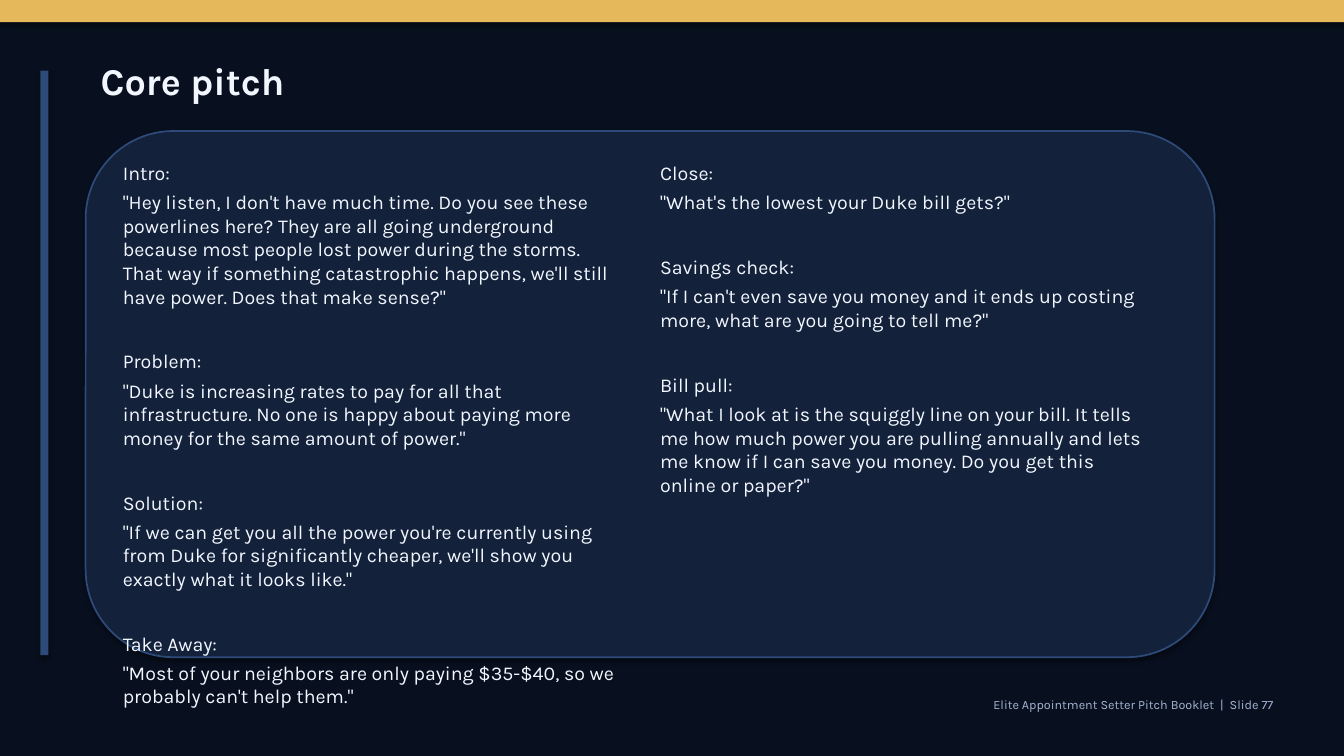
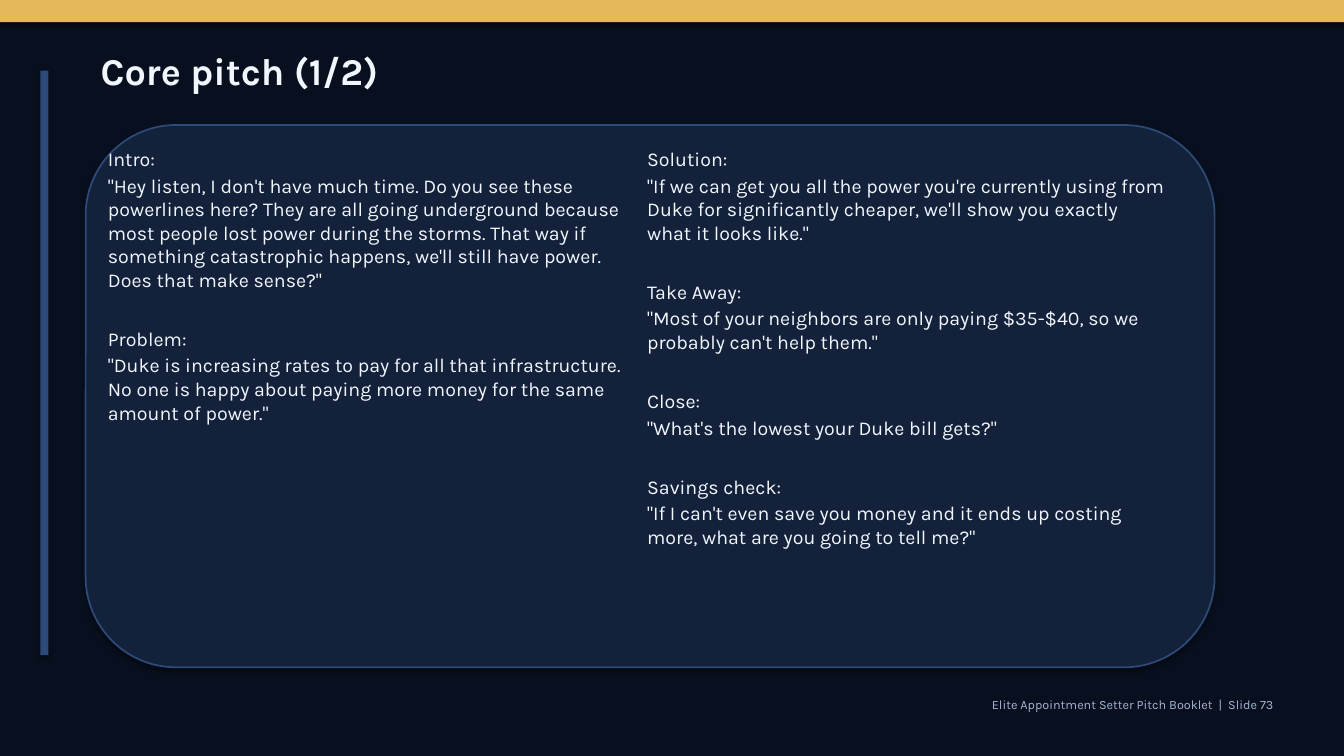
Before and after one commit to rvargas112902-ship-it/Solar-project, a slide deck: slide 73 of deliverables/APPOINTMENT_SETTER_HANDBOOK_ELITE_DECK.pptx (slide 77 before the commit). Drawn at 1344x756 pixels with LibreOffice and Linux fonts; fonts in the diff are those of the drawing. Boxes give left, top, right and bottom in pixels: in the first picture for what was removed or moved away, otherwise in the second. Text is boxed around its words. In the diff, an @@ line names an element or a change of style, - is before the commit and + after.

```diff
--- a/deliverables/APPOINTMENT_SETTER_HANDBOOK_ELITE_DECK.pptx
+++ b/deliverables/APPOINTMENT_SETTER_HANDBOOK_ELITE_DECK.pptx
@@ text at (101,56,378,94): text changed @@
-Core pitch
+Core pitch (1/2)
@@ rounded rectangle: place and size @@
-rounded rectangle at (86,131,1215,657)
+rounded rectangle at (86,125,1215,667)
@@ text "Intro:": place and size @@
-text "Intro:" at (123,167,614,708)
+text "Intro:" at (108,149,621,425)
@@ text "Intro:" at (108,149,621,425): less space between paragraphs @@
@@ text "Solution:": place and size @@
-text "Solution:" at (660,166,1140,497)
+text "Solution:" at (647,152,1164,549)
@@ text at (647,152,1164,354): paragraphs added @@
+Solution:
+"If we can get you all the power you're currently using from Duke for significantly cheaper, we'll show you exactly what it looks like."
+Take Away:
+"Most of your neighbors are only paying $35-$40, so we probably can't help them."
@@ text at (660,378,1140,497): paragraphs removed @@
-Bill pull:
-"What I look at is the squiggly line on your bill. It tells me how much power you are pulling annually and lets me know if I can save you money. Do you get this online or paper?"
@@ text at (647,394,1121,549): less space between paragraphs @@
@@ text at (123,496,614,708): paragraphs removed @@
-Solution:
-"If we can get you all the power you're currently using from Duke for significantly cheaper, we'll show you exactly what it looks like."
-Take Away:
-"Most of your neighbors are only paying $35-$40, so we probably can't help them."
@@ text at (992,700,1273,712): text changed @@
-Elite Appointment Setter Pitch Booklet | Slide 77
+Elite Appointment Setter Pitch Booklet | Slide 73
```
Also in this commit, not shown: 72 other slides changed, 1 slide added, 4 slides removed, 2 other files.
